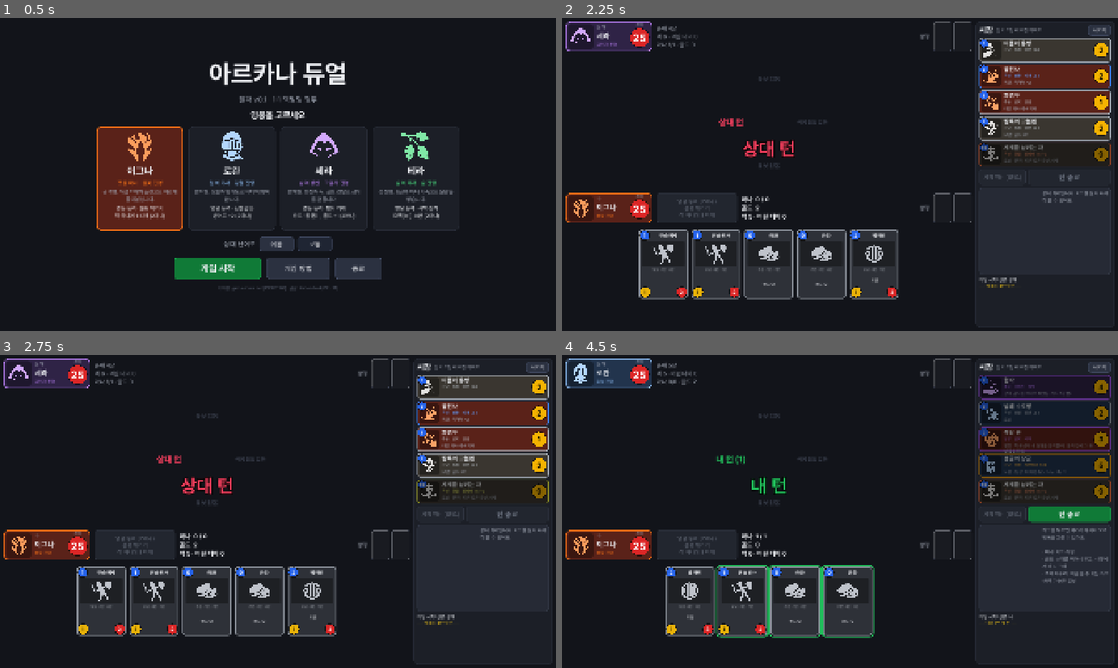
Above: before the commit, frames 1-4 (two rows, left to right).
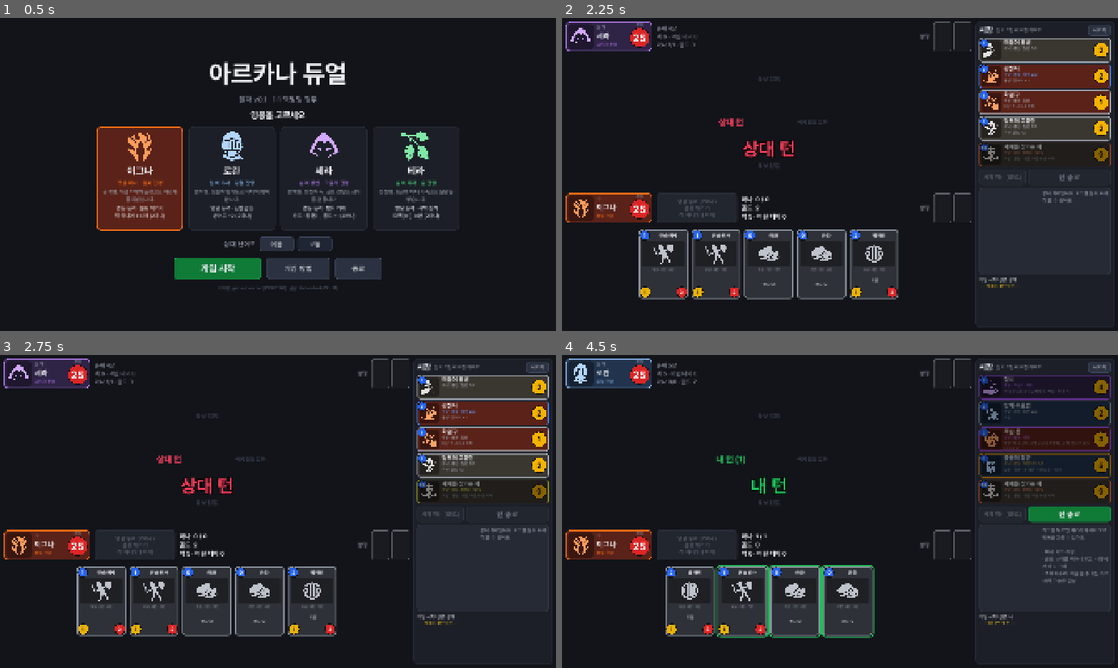
Above: after the commit, the same moments.

Repository: gmagamea2-beep/arcana-duel
Game: Godot game, scene res://ui/main.tscn
Two runs of this game, one before a commit and one after it. Both use one fixed random seed, a clock stepped at 60 frames per second and the inputs below.
Inputs:
- Up to frame 1 (0.5 s): no input
- Up to frame 2 (2.25 s): click "게임 시작" at 0.5 s; click "나가기" at 1.25 s; click "확정" at 2 s
- Up to frame 3 (2.75 s): no input
- Up to frame 4 (4.5 s): click "나가기" at 2.75 s; click "게임 시작" at 3.5 s; click "확정" at 4.25 s

Frame 1 is identical in both runs. In frame 2, 0.7% of the frame differs, in the area x 79-90%, y 6-47%; in frame 3, 0.7%; in frame 4, 0.5%.

Commit message:
화면 다듬기: 시장 설명 줄바꿈, 카드 이름/가격 겹침, 배너 겹침 수정
- 테스트 스크린샷이 게임 파일에 섞여 들어가지 않도록 제외
- 빌드 로그 정리, 스크린샷은 내 턴 시작 시점에 촬영
- 기획서에 밸런스 1차 조정과 자동 빌드 내용 반영

Co-Authored-By: Claude Opus 5.5 <noreply@anthropic.com>
Claude-Session: https://claude.ai/code/session_01MdfGhMsNa7h4tix8ZWPTxE

Diff:
--- a/tests/ui_smoke.gd
+++ b/tests/ui_smoke.gd
@@ -49,6 +49,14 @@
 	var shots := {3: "3_turn3", 6: "4_turn6", 9: "5_turn9"}
 	while game.phase == "play" and my_turns < 40 and _frames_total < 30000:
 		if game.current == 0 and not battle.busy and not battle.overlay.visible:
+			var t: int = game.players[0].turn_count
+			if shots.has(t):
+				if game.players[0].hand.size() > 0:
+					battle.sel = {"kind": "hand", "index": 0}
+				battle._refresh()
+				await _frames(40)
+				await _shot(shots[t])
+				battle.sel = {}
 			var steps := 0
 			while game.phase == "play" and game.current == 0 and steps < 120:
 				var a: Dictionary = helper.choose_action(game, 0)
@@ -67,13 +75,6 @@
 				await _frames(1)
 			if game.phase != "play":
 				break
-			var t: int = game.players[0].turn_count
-			if shots.has(t):
-				if game.players[0].hand.size() > 0:
-					battle.sel = {"kind": "hand", "index": 0}
-				battle._refresh()
-				await _shot(shots[t])
-				battle.sel = {}
 			battle._on_end_pressed()
 			my_turns += 1
 		await _frames(2)
--- a/ui/battle.gd
+++ b/ui/battle.gd
@@ -58,6 +58,8 @@
 var _pos_cache: Dictionary = {}
 var _hint_id := 0
 var _over_shown := false
+var _banner_label: Label = null
+var _reveal_view: Control = null
 ## 자동 점검용: 대기 시간을 거의 0으로
 var fast := false
 
@@ -906,7 +908,10 @@
 
 
 func _banner(text: String, col: Color) -> void:
+	if is_instance_valid(_banner_label):
+		_banner_label.queue_free()
 	var l := _label(text, 64, col, true)
+	_banner_label = l
 	l.add_theme_color_override("font_outline_color", Color.BLACK)
 	l.add_theme_constant_override("outline_size", 14)
 	l.horizontal_alignment = HORIZONTAL_ALIGNMENT_CENTER
@@ -923,7 +928,10 @@
 
 
 func _reveal(c: CardInst) -> void:
+	if is_instance_valid(_reveal_view):
+		_reveal_view.queue_free()
 	var v: CardView = CardView.new().setup(c.data, null, "detail")
+	_reveal_view = v
 	v.mouse_filter = Control.MOUSE_FILTER_IGNORE
 	fx_layer.add_child(v)
 	var area := left_area.get_global_rect()
--- a/ui/card_view.gd
+++ b/ui/card_view.gd
@@ -183,7 +183,8 @@
 	draw_style_box(Art.panel_style(Color(0, 0, 0, 0.35), Color(0, 0, 0, 0), 0, int(8 * k)), art_rect)
 	_draw_icon(art_rect.grow(-6 * k))
 	# 이름
-	Art.draw_text(self, data.get("name", ""), Rect2(46 * k, 6 * k, w - 52 * k, 36 * k), int(20 * k), Art.COL_TEXT, HORIZONTAL_ALIGNMENT_CENTER, true)
+	var name_w := w - 52 * k - (36 * k if price >= 0 else 0.0)
+	Art.draw_text(self, data.get("name", ""), Rect2(46 * k, 6 * k, name_w, 36 * k), int(20 * k), Art.COL_TEXT, HORIZONTAL_ALIGNMENT_CENTER, true)
 	# 비용
 	Art.draw_badge(self, Vector2(24 * k, 24 * k), 19 * k, Art.COL_MANA, str(int(data.get("cost", 0))))
 	# 종류 줄
@@ -280,16 +281,19 @@
 	Art.draw_badge(self, Vector2(18, 18), 14, Art.COL_MANA, str(int(data.get("cost", 0))))
 	var x := h + 2.0
 	var text_w := w - x - 64
-	Art.draw_text(self, data.get("name", ""), Rect2(x, 4, text_w, 28), 21, Art.COL_TEXT, HORIZONTAL_ALIGNMENT_LEFT, true)
+	Art.draw_text(self, data.get("name", ""), Rect2(x, 2, text_w, 26), 20, Art.COL_TEXT, HORIZONTAL_ALIGNMENT_LEFT, true)
 	var stats := ""
 	if data.get("type", "") == "unit":
 		stats = "  %d/%d" % [int(data.get("attack", 0)), int(data.get("health", 0))]
-	Art.draw_text(self, type_line() + stats, Rect2(x, 30, text_w, 20), 14, _border_color().lightened(0.2), HORIZONTAL_ALIGNMENT_LEFT)
+	Art.draw_text(self, type_line() + stats, Rect2(x, 27, text_w, 18), 13, _border_color().lightened(0.2), HORIZONTAL_ALIGNMENT_LEFT)
 	var rt := rules_text().replace("\n", " · ")
 	if rt != "":
 		var f := Art.font()
-		var y := 54.0 + f.get_ascent(15)
-		draw_multiline_string(f, Vector2(x, y), rt, HORIZONTAL_ALIGNMENT_LEFT, text_w, 15, 2, Art.COL_SUB)
+		var fs := 14
+		if f.get_multiline_string_size(rt, HORIZONTAL_ALIGNMENT_LEFT, text_w, fs).y > 36.0:
+			fs = 12
+		var y := 47.0 + f.get_ascent(fs)
+		draw_multiline_string(f, Vector2(x, y), rt, HORIZONTAL_ALIGNMENT_LEFT, text_w, fs, 2, Art.COL_SUB)
 	if price >= 0:
 		Art.draw_badge(self, Vector2(w - 34, h / 2.0), 24, Art.COL_GOLD, str(price), Color.BLACK)
 	if dim:
Not shown, changed: export_presets.cfg
Not shown, changed: docs/design_v0.1.md
